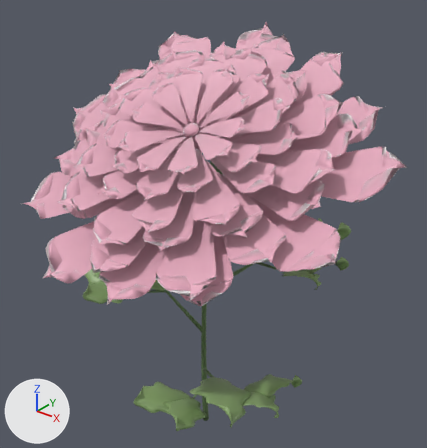
What one commit did to the glTF model www/models/flowers/peony-legendary-v2.glb.
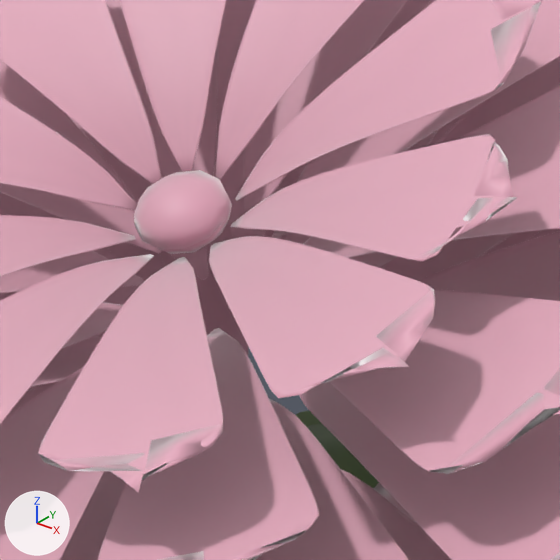
Each version is shown whole from a camera (50 mm lens) standing at (1.492, -1.802, 2.26) and looking at (0.059, -0.011, 1.15), then close up on the part from 38% to 59% of the width and 21% to 42% of the height. Every picture has the same lights, and +X, +Y and +Z are marked at lower left. The last two pictures show the newer version. Vertices at exactly the same position are counted once.

The first close-up shows 'peony-legendary-v2-petal', 'peony-legendary-v2-stem'.
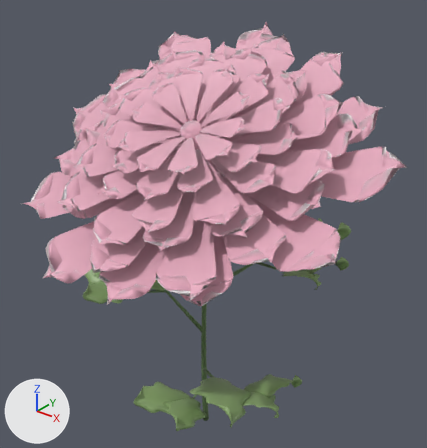
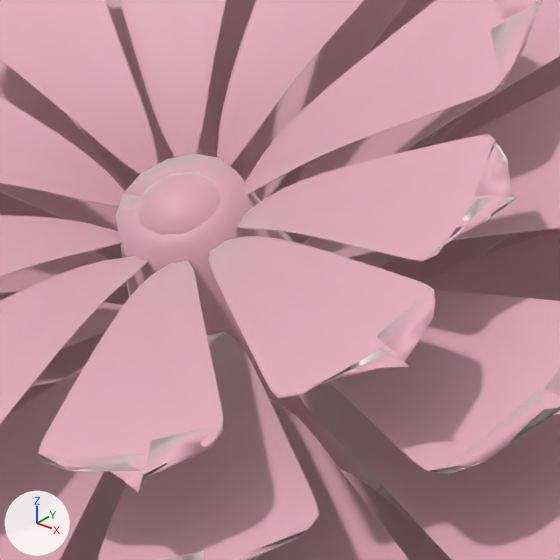
Pixel boxes [x1, y1, x2, y2] of what changed, in the close-ups (560 x 560 px):
part 1 of me_peony_legendary_v2_petal, added: after [116, 154, 383, 492]
'peony-legendary-v2-stem', unchanged, covered by the edit: before [296, 410, 379, 488]

The change in detail:
me_peony_legendary_v2_petal is used by ob_peony_legendary_v2_petal; location (0.0, 0.0, 0.0).
me_peony_legendary_v2_petal had 27728 vertices, 55188 faces and spanned x -0.616..0.829, y -0.744..0.508, z 1.121..1.925.
me_peony_legendary_v2_petal now has 27846 vertices, 55424 faces and spans x -0.616..0.829, y -0.744..0.508, z 1.121..1.925.
me_peony_legendary_v2_petal part 1: a new loose piece of 118 vertices spanning x -0.053..0.161, y -0.208..0.089, z 1.29..1.637, in mat_peony_petal_004.
